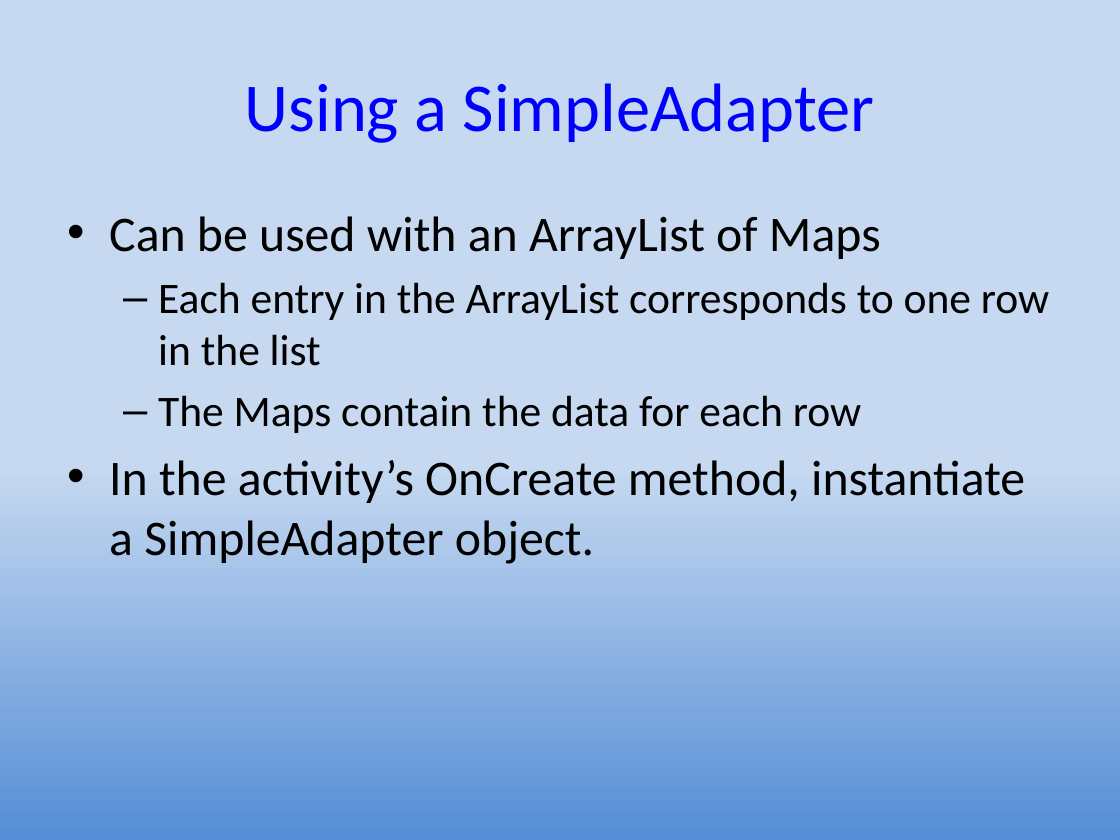
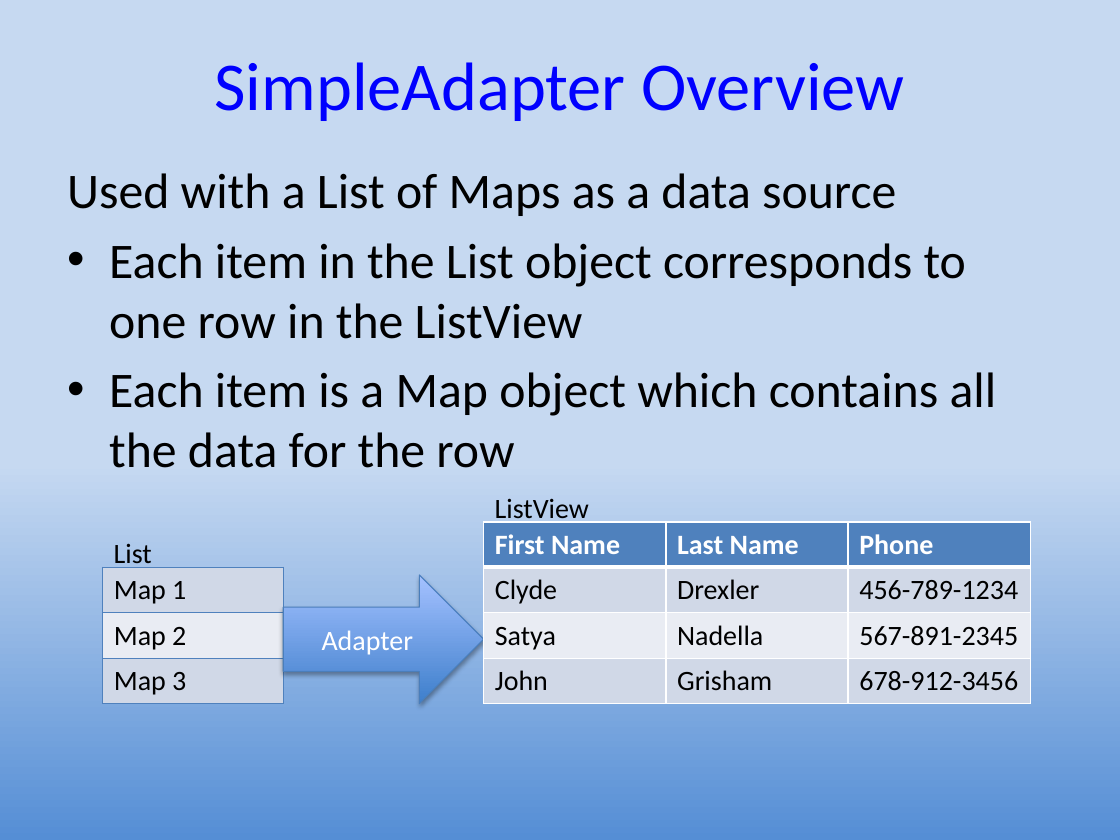
Before and after one commit to UO-CIS/CIS399Android-CourseMaterials, a slide deck: slide 19 of NotesAndSlides/CIS399Wk3Day2-ListViews.pptx (slide 18 before the commit). Drawn at 1120x840 pixels with LibreOffice and Linux fonts; fonts in the diff are those of the drawing. Boxes give left, top, right and bottom in pixels: in the first picture for what was removed or moved away, otherwise in the second. Text is boxed around its words. In the diff, an @@ line names an element or a change of style, - is before the commit and + after.

Commit message:
Updates
Added section on SimpleCursorAdapter to the SQLite ppt

```diff
--- a/NotesAndSlides/CIS399Wk3Day2-ListViews.pptx
+++ b/NotesAndSlides/CIS399Wk3Day2-ListViews.pptx
@@ title at (x1=214, y1=62, x2=904, y2=121): text changed @@
-Using a SimpleAdapter
+SimpleAdapter Overview
@@ text at (x1=67, y1=173, x2=997, y2=468): text changed @@
-• Can be used with an ArrayList of Maps
-  – Each entry in the ArrayList corresponds to one row in the list
-  – The Maps contain the data for each row
-• In the activity’s OnCreate method, instantiate a SimpleAdapter object.
+Used with a List of Maps as a data source
+• Each item in the List object corresponds to one row in the ListView
+• Each item is a Map object which contains all the data for the row
@@ text added at (x1=495, y1=498, x2=589, y2=524), 18 pt, text #000000 @@
+ListView
@@ table added at (x1=484, y1=522, x2=1032, y2=703), 4 rows, 3 columns @@
+First Name | Last Name | Phone
+Clyde | Drexler | 456-789-1234
+Satya | Nadella | 567-891-2345
+John | Grisham | 678-912-3456
@@ table added at (x1=103, y1=568, x2=283, y2=704), 3 rows, 1 columns @@
+Map 1
+Map 2
+Map 3
@@ text added at (x1=114, y1=543, x2=152, y2=568), 18 pt, text #000000 @@
+List
@@ right arrow added at (x1=283, y1=575, x2=484, y2=703), fill gradient #3F80CE to #A4C4FF, outline #4B7EBC 0.75 pt, 18 pt, text #FFFFFF @@
+Adapter
```
Also in this commit, not shown: 3 other slides changed, 6 slides added, 4 other files.
